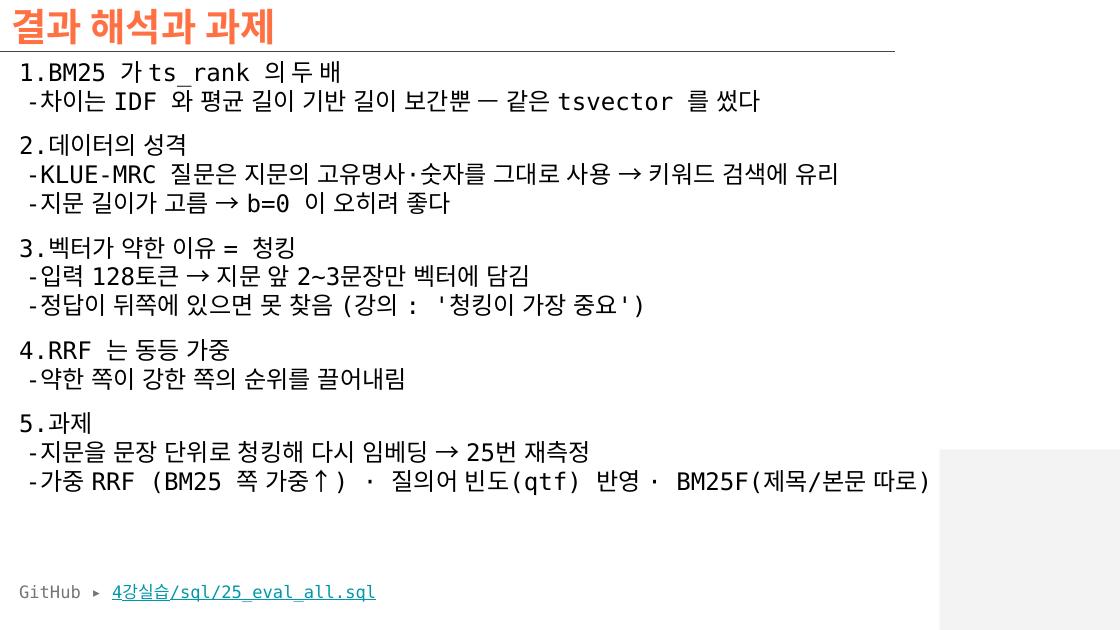
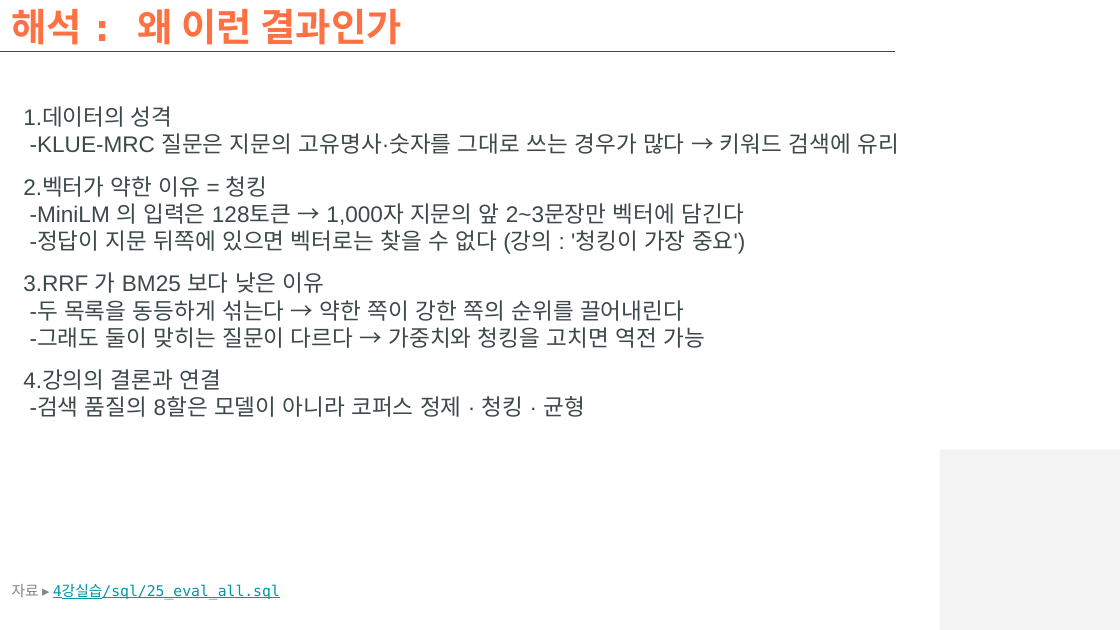
Before and after one commit to hikaMaeng/-ai-, a slide deck: slide 55 of 4강실습/slides/4강실습_벡터디비.pptx (slide 27 before the commit). Drawn at 1120x630 pixels with LibreOffice and Linux fonts; fonts in the diff are those of the drawing; background and template pictures are left out. Boxes give left, top, right and bottom in pixels: in the first picture for what was removed or moved away, otherwise in the second. Text is boxed around its words. In the diff, an @@ line names an element or a change of style, - is before the commit and + after.

```diff
--- a/4강실습/slides/4강실습_벡터디비.pptx
+++ b/4강실습/slides/4강실습_벡터디비.pptx
@@ title at (x1=11, y1=8, x2=401, y2=52): text changed @@
-결과 해석과 과제
+해석 : 왜 이런 결과인가
@@ text removed at (x1=19, y1=61, x2=932, y2=495) @@
-1.BM25 가 ts_rank 의 두 배
--차이는 IDF 와 평균 길이 기반 길이 보간뿐 — 같은 tsvector 를 썼다
-2.데이터의 성격
--KLUE-MRC 질문은 지문의 고유명사·숫자를 그대로 사용 → 키워드 검색에 유리
--지문 길이가 고름 → b=0 이 오히려 좋다
-3.벡터가 약한 이유 = 청킹
--입력 128토큰 → 지문 앞 2~3문장만 벡터에 담김
--정답이 뒤쪽에 있으면 못 찾음 (강의 : '청킹이 가장 중요')
-4.RRF 는 동등 가중
--약한 쪽이 강한 쪽의 순위를 끌어내림
-5.과제
--지문을 문장 단위로 청킹해 다시 임베딩 → 25번 재측정
--가중 RRF (BM25 쪽 가중↑) · 질의어 빈도(qtf) 반영 · BM25F(제목/본문 따로)
@@ text added at (x1=23, y1=106, x2=899, y2=417), 14.5 pt, text #3D484A @@
+1.데이터의 성격
+-KLUE-MRC 질문은 지문의 고유명사·숫자를 그대로 쓰는 경우가 많다 → 키워드 검색에 유리
+2.벡터가 약한 이유 = 청킹
+-MiniLM 의 입력은 128토큰 → 1,000자 지문의 앞 2~3문장만 벡터에 담긴다
+-정답이 지문 뒤쪽에 있으면 벡터로는 찾을 수 없다 (강의 : '청킹이 가장 중요')
+3.RRF 가 BM25 보다 낮은 이유
+-두 목록을 동등하게 섞는다 → 약한 쪽이 강한 쪽의 순위를 끌어내린다
+-그래도 둘이 맞히는 질문이 다르다 → 가중치와 청킹을 고치면 역전 가능
+4.강의의 결론과 연결
+-검색 품질의 8할은 모델이 아니라 코퍼스 정제 · 청킹 · 균형
@@ text at (x1=12, y1=584, x2=280, y2=600): text changed; size 11 to 9.5 pt @@
-GitHub ▸ 4강실습/sql/25_eval_all.sql
+자료 ▸ 4강실습/sql/25_eval_all.sql
```
Also in this commit, not shown: 13 other slides changed, 42 slides added, 13 slides removed, 1 other file.
